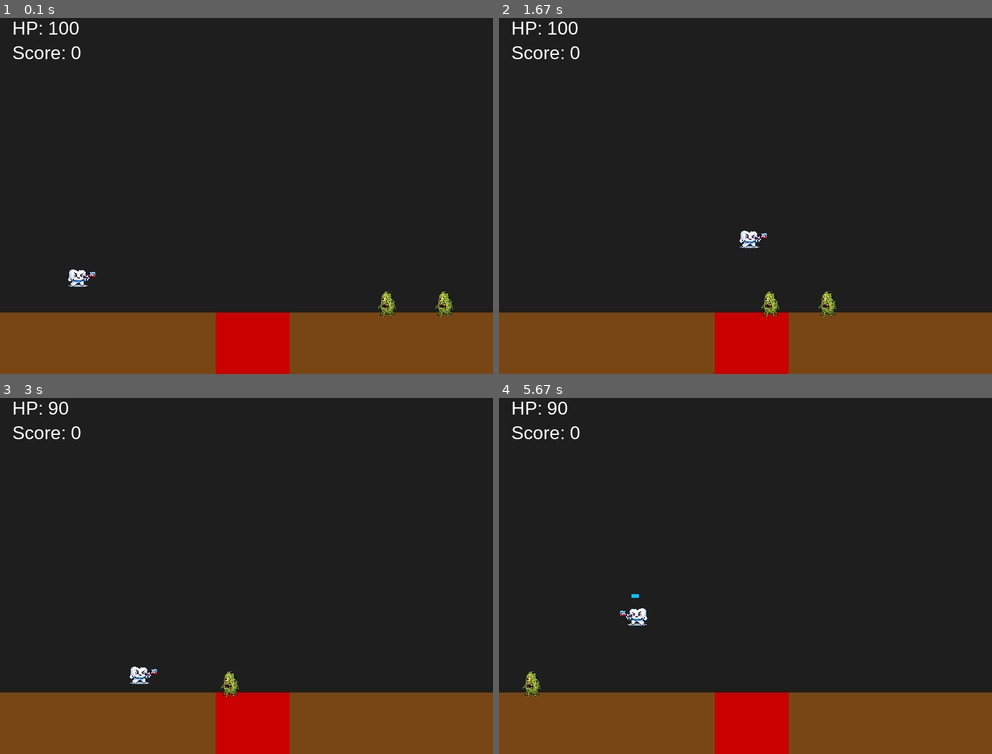
Above: before the commit, frames 1-4 (two rows, left to right).
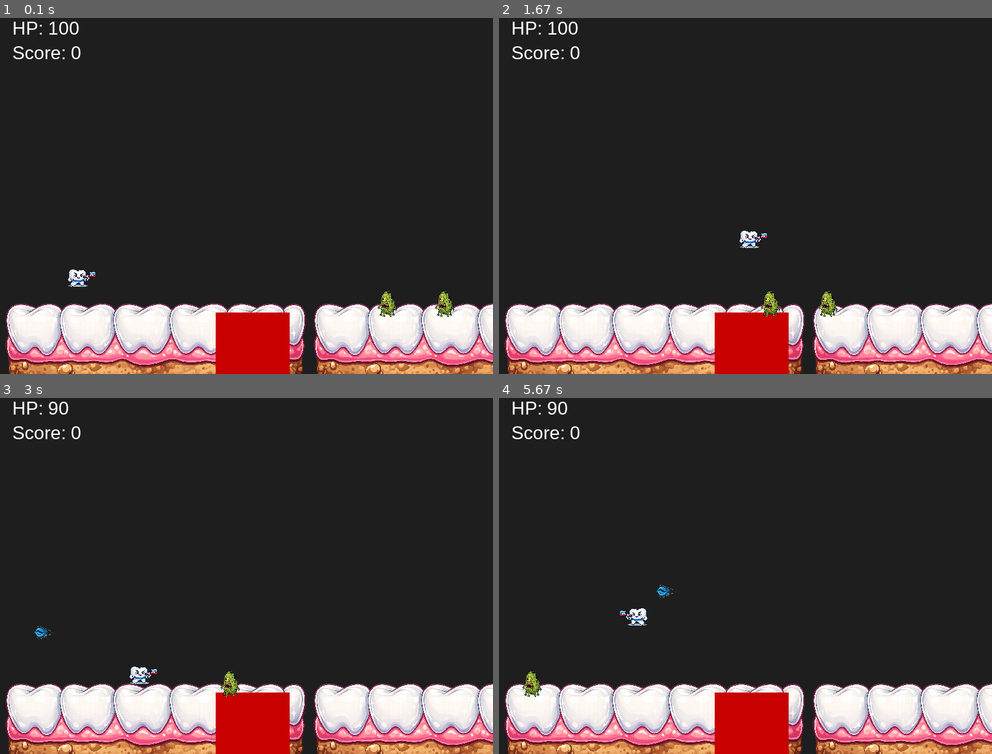
Above: after the commit, the same moments.

Repository: simcha-art/game_tooth_vs_bacteria
Game: pygame game, started from app.py
The game is run twice, just before and just after one commit, with the same random seed, the same clock (stepped at 60 frames per second) and the same inputs.
Inputs:
- Up to frame 1 (0.1 s): no input
- Up to frame 2 (1.67 s): tap F at 0.33, 0.82 s; hold Right 0.67-1.13 s; tap Space at 0.73, 1.03, 1.23, 1.53 s; hold Right 1.17-1.63 s
- Up to frame 3 (3 s): hold Left 1.67-2.2 s; tap Space at 1.73, 2.03, 2.3, 2.6, 2.73 s; hold Left 2.23-2.63 s; tap F at 2.38 s; hold Right from 2.67 s (still down)
- Up to frame 4 (5.67 s): tap Space at 3.03, 3.4, 3.7, 3.9, 4.2, 4.4, 4.7, 4.9, 5.2, 5.47 s; release Right at 3.3 s; hold Left 3.33-3.8 s; hold Right 3.83-4.3 s; tap F at 3.98, 5.55 s; hold Right 4.33-4.8 s; hold Left 4.83-5.37 s; hold Left from 5.4 s (still down)

The runs differ from the first frame. In frame 1, 16% of the frame differs, in the area x 0-100%, y 80-100%; in frame 2, 16%; in frame 3, 16%, in the area x 0-100%, y 63-100%; in frame 4, 16%.

Commit message:
add floor image and bullet image

Diff:
--- a/app.py
+++ b/app.py
@@ -94,7 +94,9 @@
 
         # ציור המסך
         screen.fill((30, 30, 30))
-        pygame.draw.rect(screen, BROWN, (0 - offset_x, 500, LEVEL_WIDTH, 100))  # רצפת המשחק
+        #pygame.draw.rect(screen, BROWN, (0 - offset_x, 485, LEVEL_WIDTH, 100))# רצפת המשחק
+        for x in range(0, LEVEL_WIDTH, floor_img.get_width()):
+            screen.blit(floor_img, (x - offset_x, 310))
         pygame.draw.rect(screen, RED, (cola_pit.x - offset_x, cola_pit.y, cola_pit.width, cola_pit.height))
         player.draw(offset_x)
         for b in bacteria: b.draw(offset_x)
--- a/bullets.py
+++ b/bullets.py
@@ -7,7 +7,7 @@
         self.rect = pygame.Rect(x, y, 12, 6)
         self.start_point = x
         self.range = 200
-        self.speed = 10
+        self.speed = 5
         self.facing_right = direction
 
 
@@ -21,4 +21,7 @@
         return abs(self.rect.x - self.start_point) > self.range
 
     def draw(self, offset_x):
-        pygame.draw.rect(screen, (0, 200, 255), (self.rect.x - offset_x, self.rect.y, self.rect.width, self.rect.height))
+        if self.facing_right:
+            screen.blit(bullets_img_right,(self.rect.x - offset_x, self.rect.y - 25))
+        else:
+            screen.blit(bullets_img_left,(self.rect.x - offset_x, self.rect.y - 25))
--- a/settings.py
+++ b/settings.py
@@ -28,6 +28,7 @@
 # טעינת תמונות
 
 floor_img = pygame.image.load("static/floor.png")
+floor_img = pygame.transform.scale(floor_img, (500, 426))
 
 tooth_img_right = pygame.image.load("static/tooth_right.png")
 tooth_img_right = pygame.transform.scale(tooth_img_right, (60, 60))
@@ -43,3 +44,9 @@
 
 candy_img = pygame.image.load("static/candy.png")
 candy_img = pygame.transform.scale(candy_img,(40,40))
+
+bullets_img_right = pygame.image.load("static/paste.png")
+bullets_img_right = pygame.transform.scale(bullets_img_right,(40,40))
+
+bullets_img_left = pygame.image.load("static/paste_left.png")
+bullets_img_left = pygame.transform.scale(bullets_img_left,(40,40))
Binary file added: static/paste_left.png
